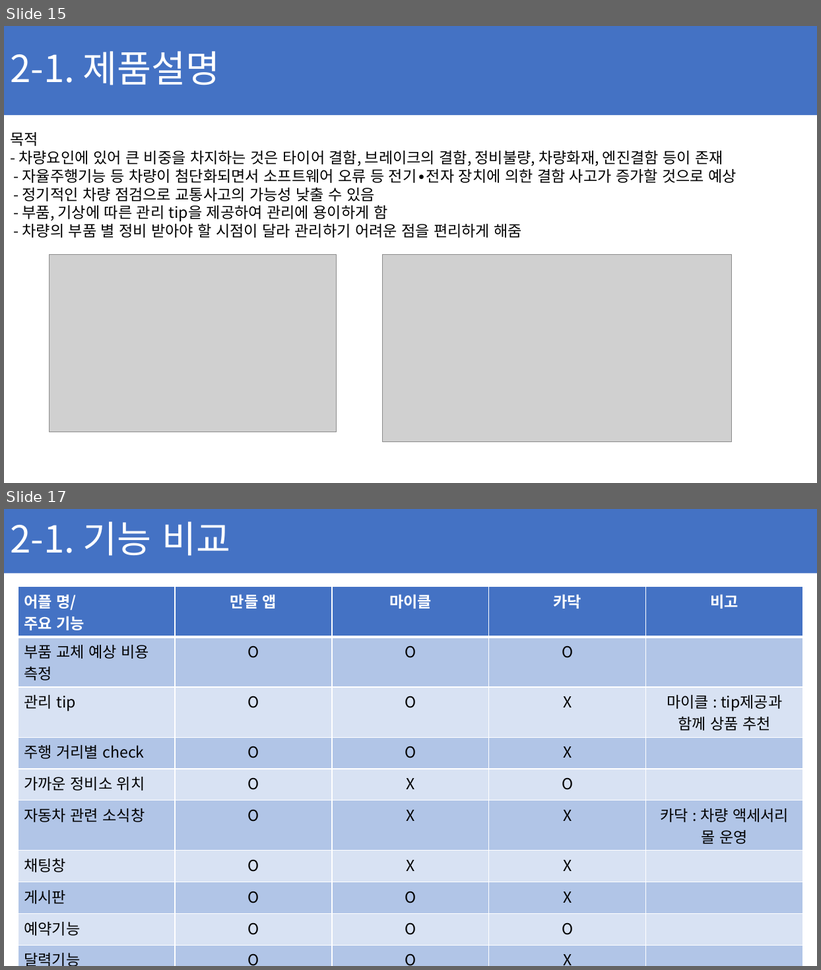
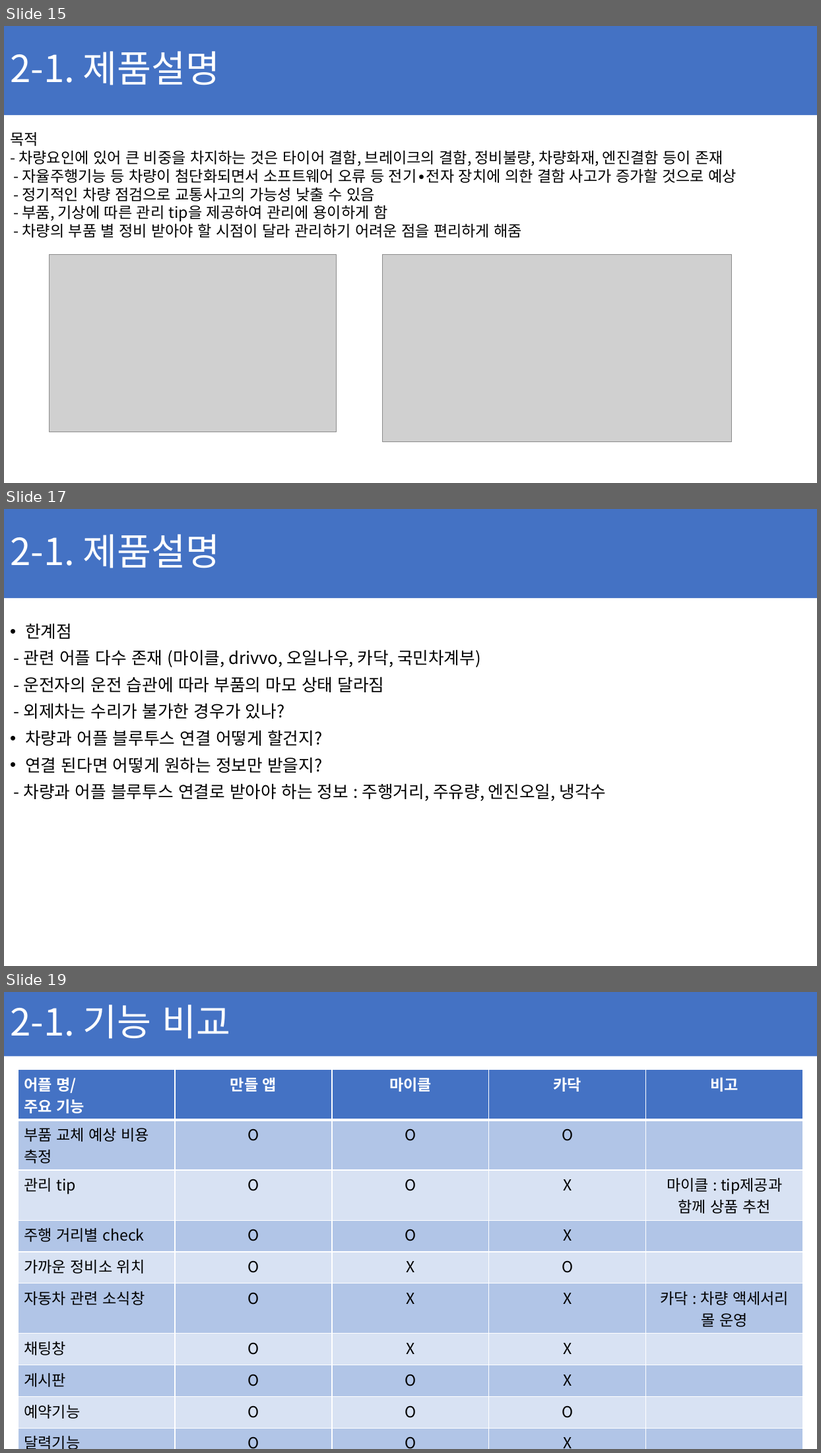
Before and after one commit to ChaeSung-Lee/DJ_InternShip, a slide deck: 2021_Summer/jp.hong/Project_BnC_jph.pptx. Shown one above the other, each under a label of ours: slides 15 and 17 before the commit, slides 15, 17 and 19 after it; the slides between them are not shown. The pictures are 821x970 and 821x1453 pixels, drawn with LibreOffice and Linux fonts; fonts in the diff are those of the drawing; grey boxes stand for pictures. Boxes give left, top, right and bottom in pixels: in the first picture for what was removed or moved away, otherwise in the second. Text is boxed around its words. In the diff, an @@ line names an element or a change of style, - is before the commit and + after.

```diff
--- a/2021_Summer/jp.hong/Project_BnC_jph.pptx
+++ b/2021_Summer/jp.hong/Project_BnC_jph.pptx
@@ slide 17 added at (4,509,817,966), background #FFFFFF @@
@@ rectangle added at (4,509,817,598), fill #4472C4 @@
@@ title added at (10,534,220,568), 44 pt, text #FFFFFF @@
+2-1. 제품설명
@@ text added at (24,623,607,801), 20 pt, text #000000 @@
+• 한계점
+- 관련 어플 다수 존재 (마이클, drivvo, 오일나우, 카닥, 국민차계부)
+- 운전자의 운전 습관에 따라 부품의 마모 상태 달라짐
+- 외제차는 수리가 불가한 경우가 있나?
+• 차량과 어플 블루투스 연결 어떻게 할건지?
+• 연결 된다면 어떻게 원하는 정보만 받을지?
+- 차량과 어플 블루투스 연결로 받아야 하는 정보 : 주행거리, 주유량, 엔진오일, 냉각수
@@ what was slide 17 is now slide 19 @@
```
Also in this commit, not shown: 6 slides changed, 1 other slide added.
